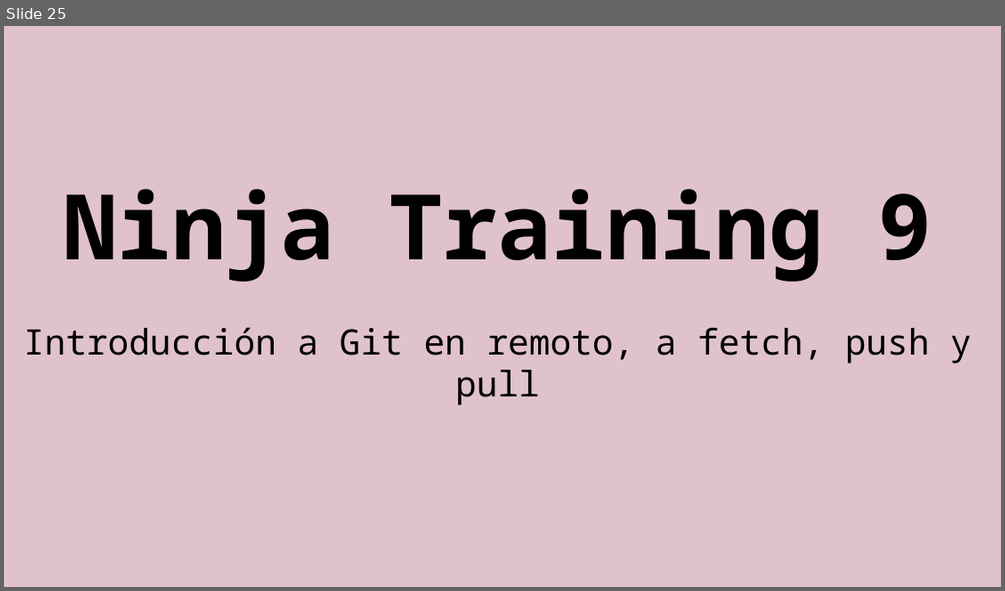
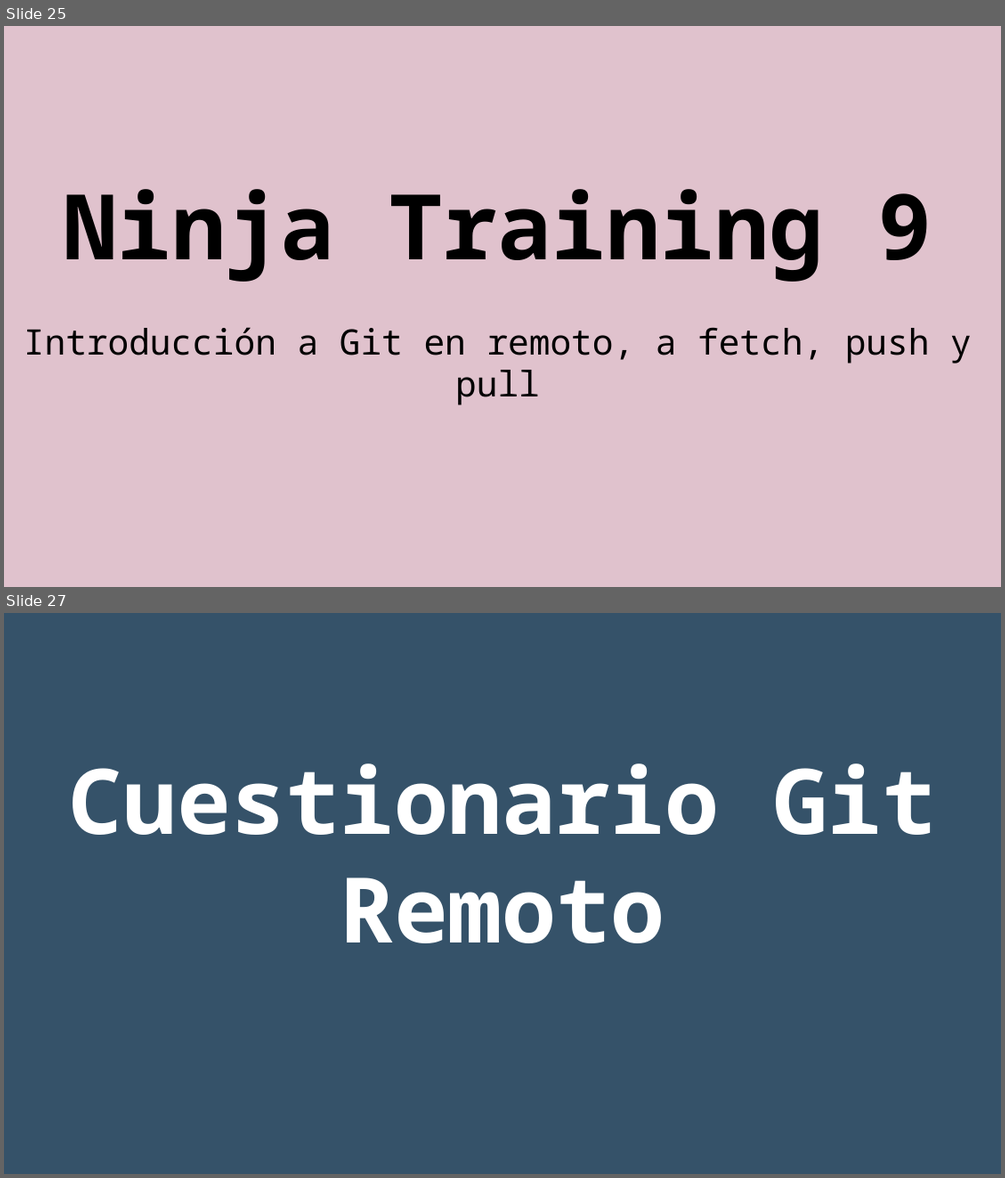
Before and after one commit to rgmf/eed2425, a slide deck: ut/02_control_de_versiones/presentacion/03_git_remoto.odp. Shown one above the other, each under a label of ours: slide 25 before the commit, slides 25 and 27 after it; the slides between them are not shown. The pictures are 1005x591 and 1005x1178 pixels, drawn with LibreOffice and Linux fonts; fonts in the diff are those of the drawing. Boxes give left, top, right and bottom in pixels: in the first picture for what was removed or moved away, otherwise in the second. Text is boxed around its words. In the diff, an @@ line names an element or a change of style, - is before the commit and + after.

```diff
--- a/ut/02_control_de_versiones/presentacion/03_git_remoto.odp
+++ b/ut/02_control_de_versiones/presentacion/03_git_remoto.odp
@@ slide 27 added at (4, 613, 1001, 1174), background #355269 @@
@@ subtitle added at (68, 763, 937, 943), 72 pt, text #FFFFFF, bold @@
+Cuestionario Git Remoto
```
Also in this commit, not shown: 1 slide changed, 1 other slide added, 5 slides removed, 1 other file.
